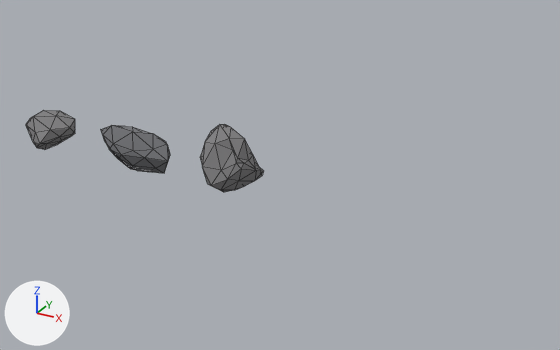
A saved change to the FBX model Assets/Resources/Models/Rocks/Rocks.fbx.
Before and after are seen from a camera (50 mm lens) standing at (14.64, -13.78, 7.65) and looking at (7.04, 0.03, 0.74). Every picture has the same lights, and +X, +Y and +Z are marked at lower left. The older version comes first. Mesh edges are drawn as thin lines.

The scene before the commit, as lines of its bpy script (objects in view):
```python
me_icosphere = bpy.data.meshes.new('Icosphere')
me_icosphere.from_pydata(...)  # 42 vertices, 80 faces; spans x -0.433..0.921, y -0.688..0.564, z -0.439..0.678
me_icosphere.materials.append(mat_rockgranite)  # grey #858486
me_icosphere_001 = bpy.data.meshes.new('Icosphere.001')
me_icosphere_001.from_pydata(...)  # 42 vertices, 80 faces; spans x -1.08..1.11, y -0.38..0.38, z -0.5..0.67
me_icosphere_001.materials.append(mat_rockschist)  # grey #717276
me_icosphere_002 = bpy.data.meshes.new('Icosphere.002')
me_icosphere_002.from_pydata(...)  # 42 vertices, 80 faces; spans x -0.85..0.37, y -0.64..0.79, z -0.91..0.83
me_icosphere_002.materials.append(mat_rockgranite)  # grey #858486
ob_rocka = bpy.data.objects.new('RockA', me_icosphere)
ob_rocka.location = (0.0, 0.0, 0.44)
ob_rockb = bpy.data.objects.new('RockB', me_icosphere_001)
ob_rockb.location = (3.0, 0.0, 0.5)
ob_rockc = bpy.data.objects.new('RockC', me_icosphere_002)
ob_rockc.location = (6.0, 0.0, 0.91)
```
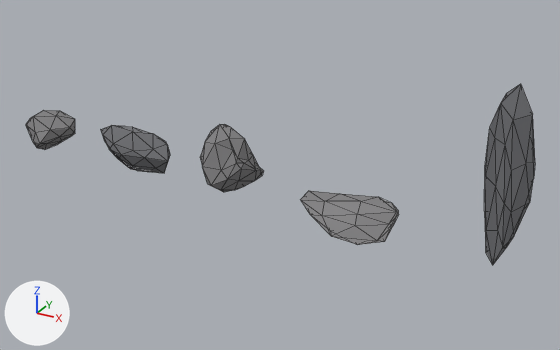
Commit message: Break rock out of the steep ground

The change, as a list of edits to the scene's bpy script:
```text
Add me_icosphere_004:
    me_icosphere_004.from_pydata(...)  # 42 vertices, 80 faces; spans x -0.52..0.4, y -0.44..0.39, z -1.62..1.92
    me_icosphere_004.materials.append(mat_rockschist)  # grey #717276
Add me_icosphere_003:
    me_icosphere_003.from_pydata(...)  # 42 vertices, 80 faces; spans x -1.2..0.84, y -0.97..0.91, z -0.31..0.31
    me_icosphere_003.materials.append(mat_rockgranite)  # grey #858486
Add ob_rockspire:
    ob_rockspire = bpy.data.objects.new('RockSpire', me_icosphere_004)
    ob_rockspire.location = (12.0, 0.0, 1.62)
Add ob_rockslab:
    ob_rockslab = bpy.data.objects.new('RockSlab', me_icosphere_003)
    ob_rockslab.location = (9.0, 0.0, 0.31)
```

What differs and where, as boxes [x1, y1, x2, y2] in the pictures (560 x 350 px):
'RockSpire', added
    after: [484, 84, 535, 265]
'RockSlab', added
    after: [301, 191, 399, 245]
